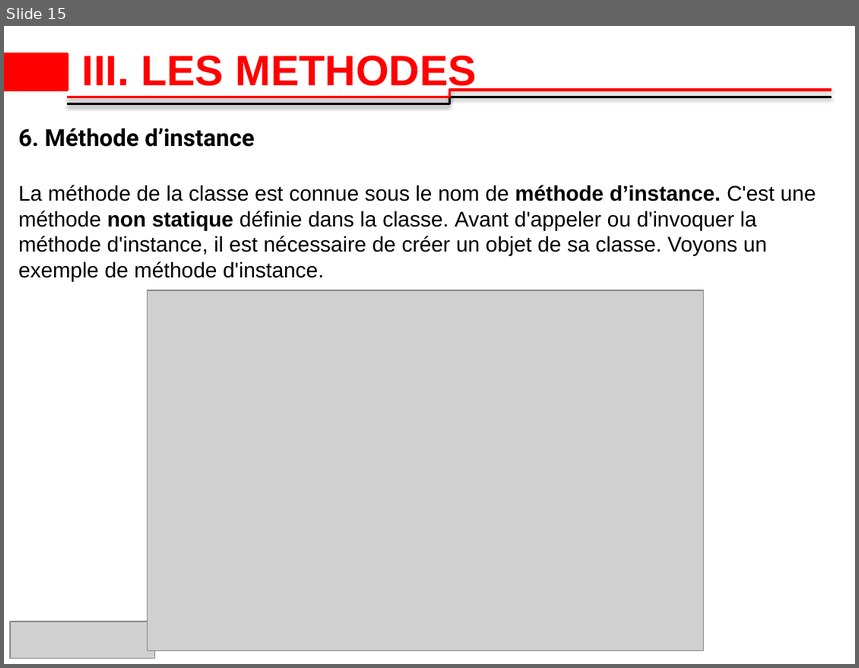
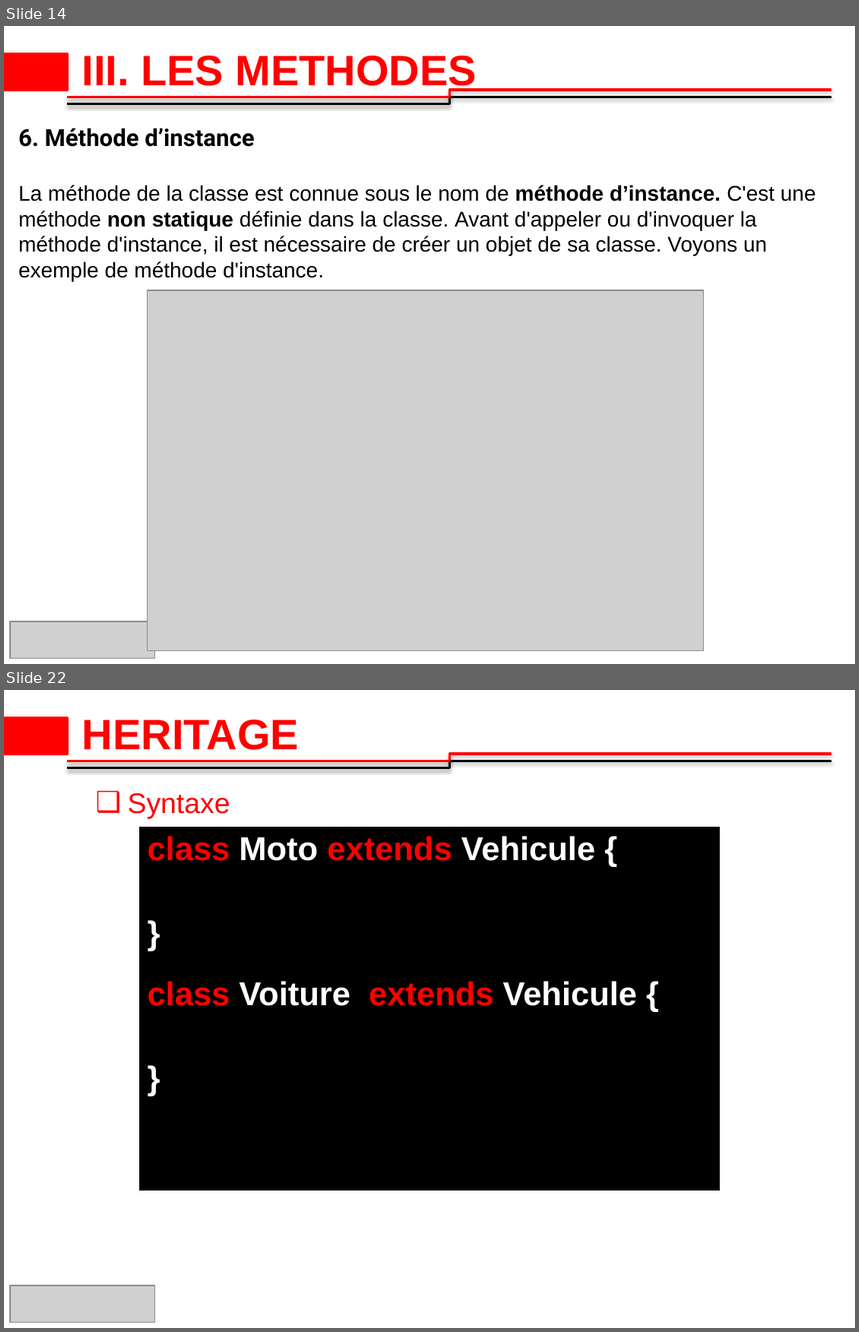
Before and after one commit to 2losky/Poo_Java, a slide deck: java-oop latest.pptx. Shown one above the other, each under a label of ours: slide 15 before the commit, slides 14 and 22 after it; the slides between them are not shown. The pictures are 859x668 and 859x1332 pixels, drawn with LibreOffice and Linux fonts; fonts in the diff are those of the drawing; grey boxes stand for pictures; background and template pictures are left out. Boxes give left, top, right and bottom in pixels: in the first picture for what was removed or moved away, otherwise in the second. Text is boxed around its words. In the diff, an @@ line names an element or a change of style, - is before the commit and + after.

```diff
--- a/java-oop latest.pptx
+++ b/java-oop latest.pptx
@@ slide 22 added at [4, 690, 855, 1328], background #FFFFFF; not listed: 3 template elements that a slide beside it also shows @@
@@ title added at [82, 720, 299, 750], 36 pt, text #FF0000, bold @@
+HERITAGE
@@ text added at [128, 793, 230, 819], 24 pt, text #FF0000 @@
+❑ Syntaxe
@@ table added at [139, 826, 720, 1193], 1 rows, 1 columns @@
+class Moto extends Vehicule { / } / class Voiture extends Vehicule { / }
@@ picture added at [10, 1286, 154, 1322] @@
@@ what was slide 15 is now slide 14 @@
```
Also in this commit, not shown: 3 slides changed, 7 other slides added, 4 slides removed.
